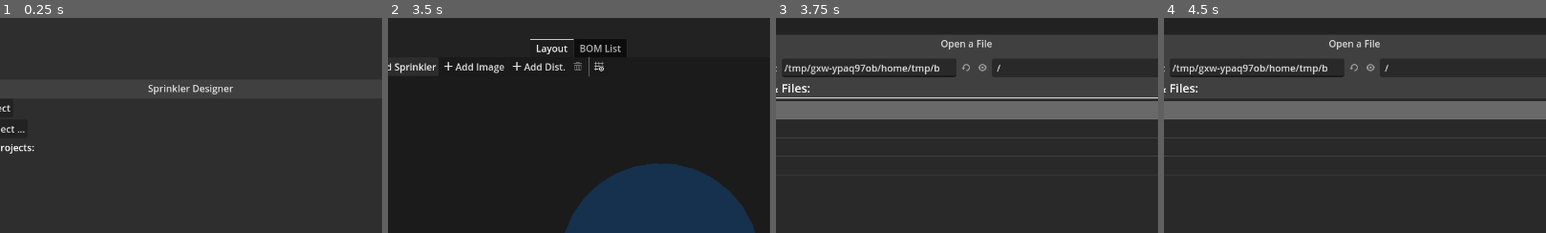
Above: before the commit, frames 1-4 (left to right).
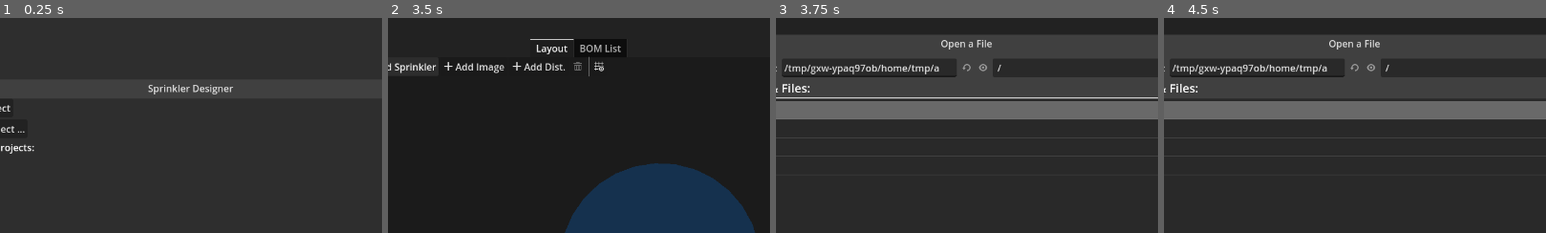
Above: after the commit, the same moments.

Repository: hankedan000/yardscaper
Game: Godot game, scene res://Main.tscn
The game is run twice, just before and just after one commit, with the same random seed, the same clock (stepped at 60 frames per second) and the same inputs.
Inputs (mouse positions are % of the whole screen's width and height, from its top left):
- Up to frame 1 (0.25 s): no input
- Up to frame 2 (3.5 s): click "New Project" at 0.5 s; click "Add Sprinkler" at 1.25 s; click (53, 11) at 2 s; tap Enter at 2.75 s; drag from (61, 57) to (26, 11) at 2.77 s
- Up to frame 3 (3.75 s): click "Add Image" at 3.5 s
- Up to frame 4 (4.5 s): click (37, 82) at 4.27 s; type "12" at 4.35 s
The pictures show only the part of the screen within x 25-75%, y 0-50%; the shares and areas given below are measured in that part.

Frames 1-2 are identical in both runs. In frame 3, 0.1% of the frame differs, in the area x 41-59%, y 21-25%; in frame 4, 0.1%.

Commit message:
Allows user to customize min/max dist

Diff:
--- a/SprinklerDesigner/scenes/ui/SprinklerPropertyEditor/SprinklerPropertyEditor.gd
+++ b/SprinklerDesigner/scenes/ui/SprinklerPropertyEditor/SprinklerPropertyEditor.gd
@@ -114,5 +114,13 @@
 	if sprinkler is Sprinkler and not _ignore_internal_edits:
 		sprinkler.dist_ft = value
 
+func _on_min_distance_spin_box_value_changed(value):
+	if sprinkler is Sprinkler and not _ignore_internal_edits:
+		sprinkler.min_dist_ft = value
+
+func _on_max_distance_spin_box_value_changed(value):
+	if sprinkler is Sprinkler and not _ignore_internal_edits:
+		sprinkler.max_dist_ft = value
+
 func _on_sprinkler_property_changed(_property, _from, _to):
 	queue_ui_sync()
--- a/SprinklerDesigner/scenes/ui/SprinklerPropertyEditor/SprinklerPropertyEditor.tscn
+++ b/SprinklerDesigner/scenes/ui/SprinklerPropertyEditor/SprinklerPropertyEditor.tscn
@@ -67,7 +67,6 @@
 
 [node name="MinDistanceSpinBox" type="SpinBox" parent="."]
 layout_mode = 2
-editable = false
 suffix = "ft"
 
 [node name="Label7" type="Label" parent="."]
@@ -77,7 +76,6 @@
 
 [node name="MaxDistanceSpinBox" type="SpinBox" parent="."]
 layout_mode = 2
-editable = false
 suffix = "ft"
 
 [node name="Label8" type="Label" parent="."]
@@ -94,4 +92,6 @@
 [connection signal="value_changed" from="RotationSpinBox" to="." method="_on_rotation_spin_box_value_changed"]
 [connection signal="item_selected" from="ManufacturerOption" to="." method="_on_manufacturer_option_item_selected"]
 [connection signal="item_selected" from="ModelOption" to="." method="_on_model_option_item_selected"]
+[connection signal="value_changed" from="MinDistanceSpinBox" to="." method="_on_min_distance_spin_box_value_changed"]
+[connection signal="value_changed" from="MaxDistanceSpinBox" to="." method="_on_max_distance_spin_box_value_changed"]
 [connection signal="value_changed" from="DistanceSpinBox" to="." method="_on_distance_spin_box_value_changed"]
--- a/SprinklerDesigner/scenes/world_objects/Sprinkler/Sprinkler.gd
+++ b/SprinklerDesigner/scenes/world_objects/Sprinkler/Sprinkler.gd
@@ -163,6 +163,8 @@
 func serialize():
 	var obj = super.serialize()
 	obj['dist_ft'] = dist_ft
+	obj['min_dist_ft'] = min_dist_ft
+	obj['max_dist_ft'] = max_dist_ft
 	obj['sweep_deg'] = int(sweep_deg)
 	obj['manufacturer'] = manufacturer
 	obj['model'] = model
@@ -175,6 +177,8 @@
 	manufacturer = obj['manufacturer']
 	model = obj['model']
 	dist_ft = Utils.dict_get(obj, 'dist_ft', max_dist_ft)
+	min_dist_ft = Utils.dict_get(obj, 'min_dist_ft', min_dist_ft)
+	max_dist_ft = Utils.dict_get(obj, 'max_dist_ft', max_dist_ft)
 	zone = Utils.dict_get(obj, 'zone', 1)
 
 func _draw():
